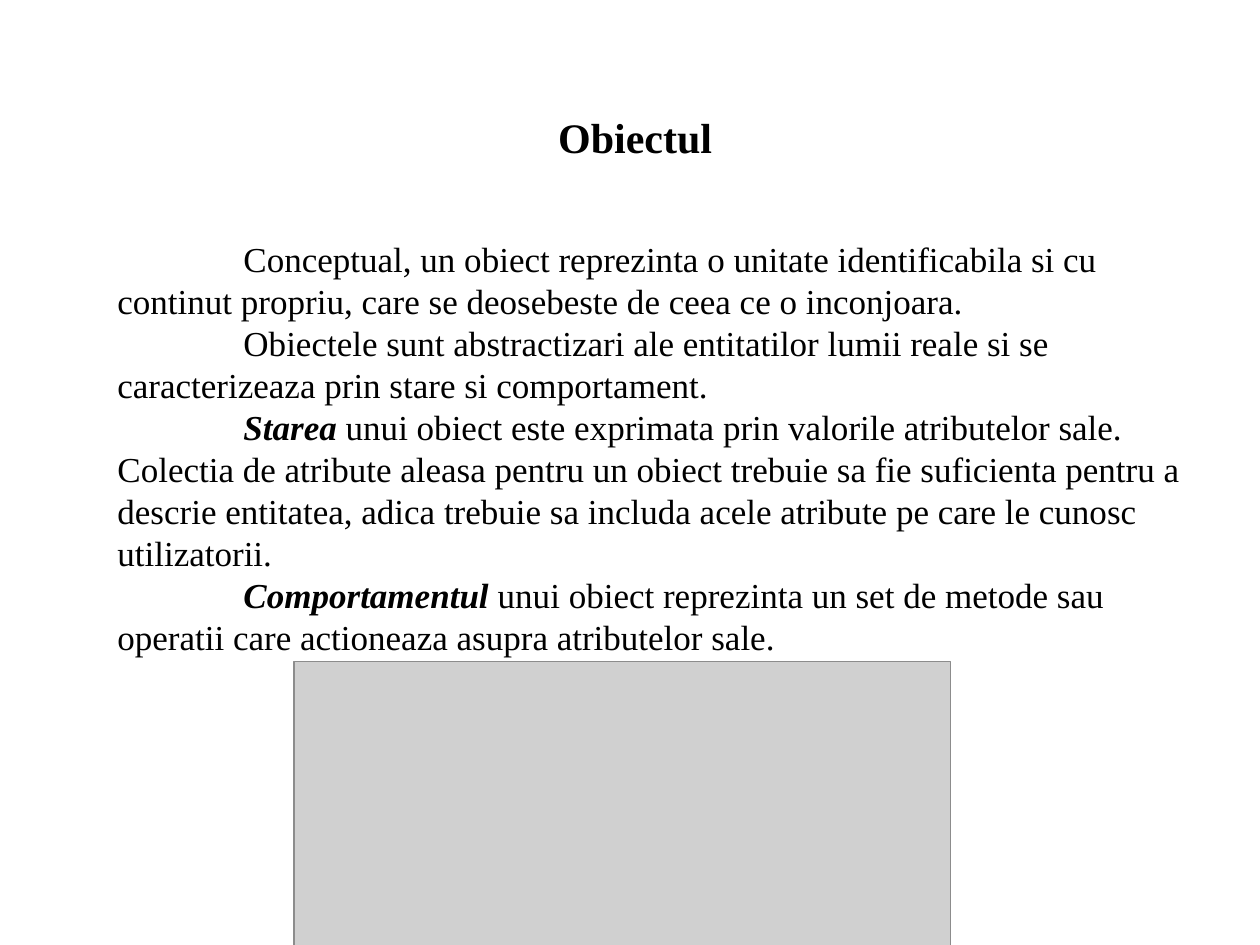
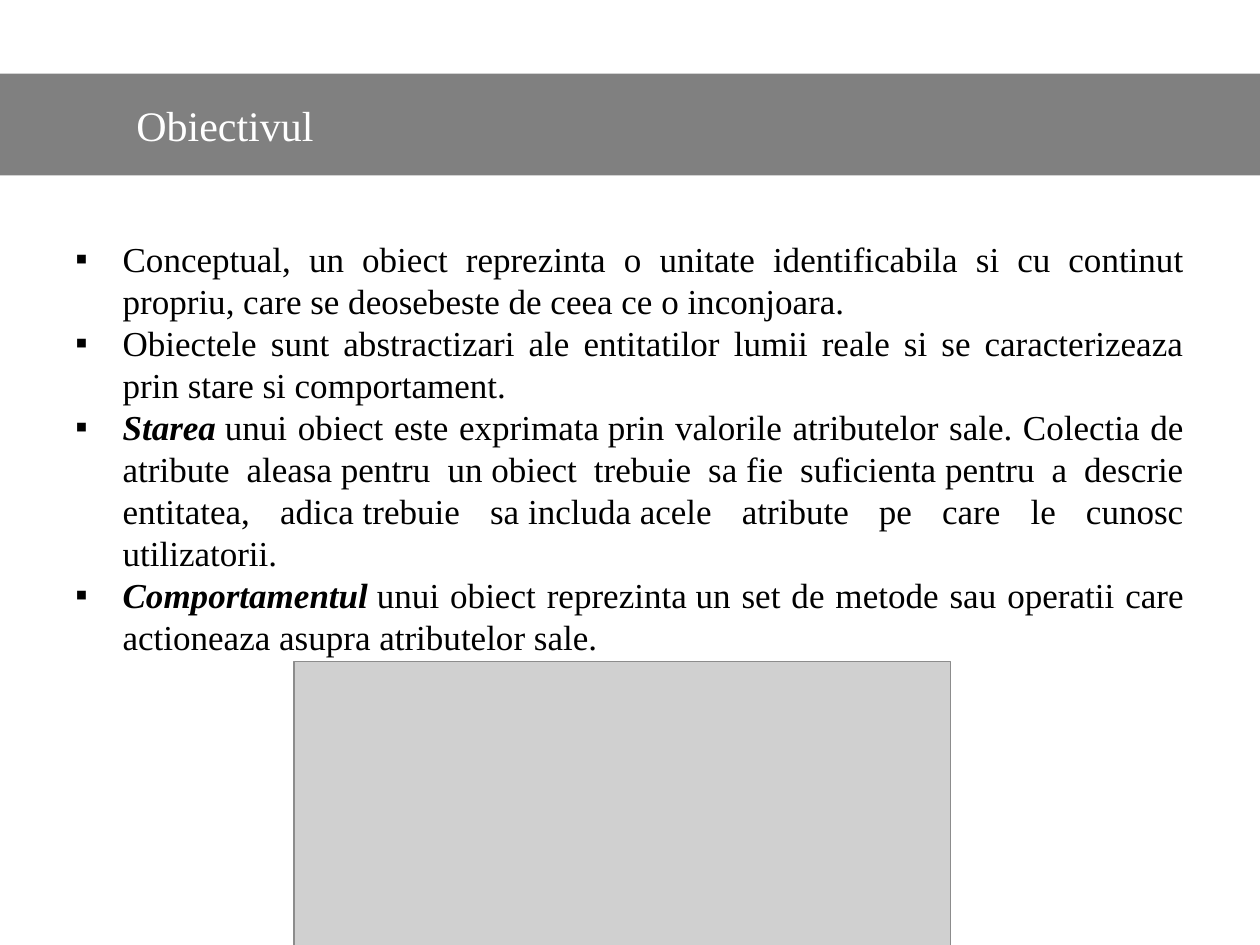
Before and after one commit to Dani25/BDOO, a slide deck: slide 11 of bdoo.pptx. Drawn at 1260x945 pixels with LibreOffice and Linux fonts; fonts in the diff are those of the drawing; grey boxes stand for pictures. Boxes give left, top, right and bottom in pixels: in the first picture for what was removed or moved away, otherwise in the second. Text is boxed around its words. In the diff, an @@ line names an element or a change of style, - is before the commit and + after.

Commit message:
Update design

```diff
--- a/bdoo.pptx
+++ b/bdoo.pptx
@@ rectangle added at <box>0,73,1260,175</box>, fill #808080, 24 pt, text #FFFFFF @@
+Obiectivul
@@ text removed at <box>558,124,712,154</box> @@
-Obiectul
@@ text "Conceptual, un obiect reprezinta o ..." at <box>123,247,1183,657</box>: alignment left to justified; bullet none to ▪ @@
```
Also in this commit, not shown: 20 other slides changed, 2 slides added, 2 slides removed.
